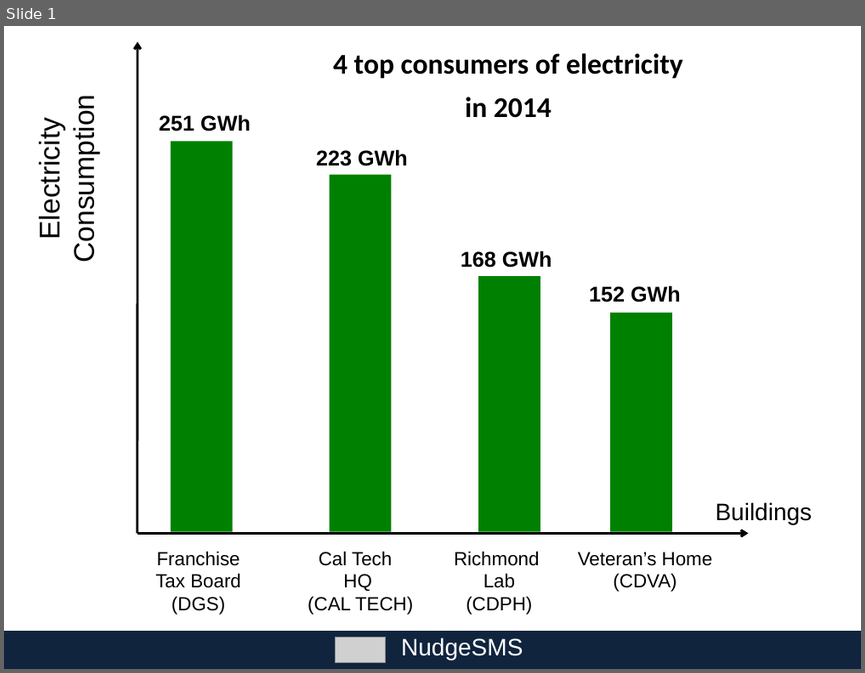
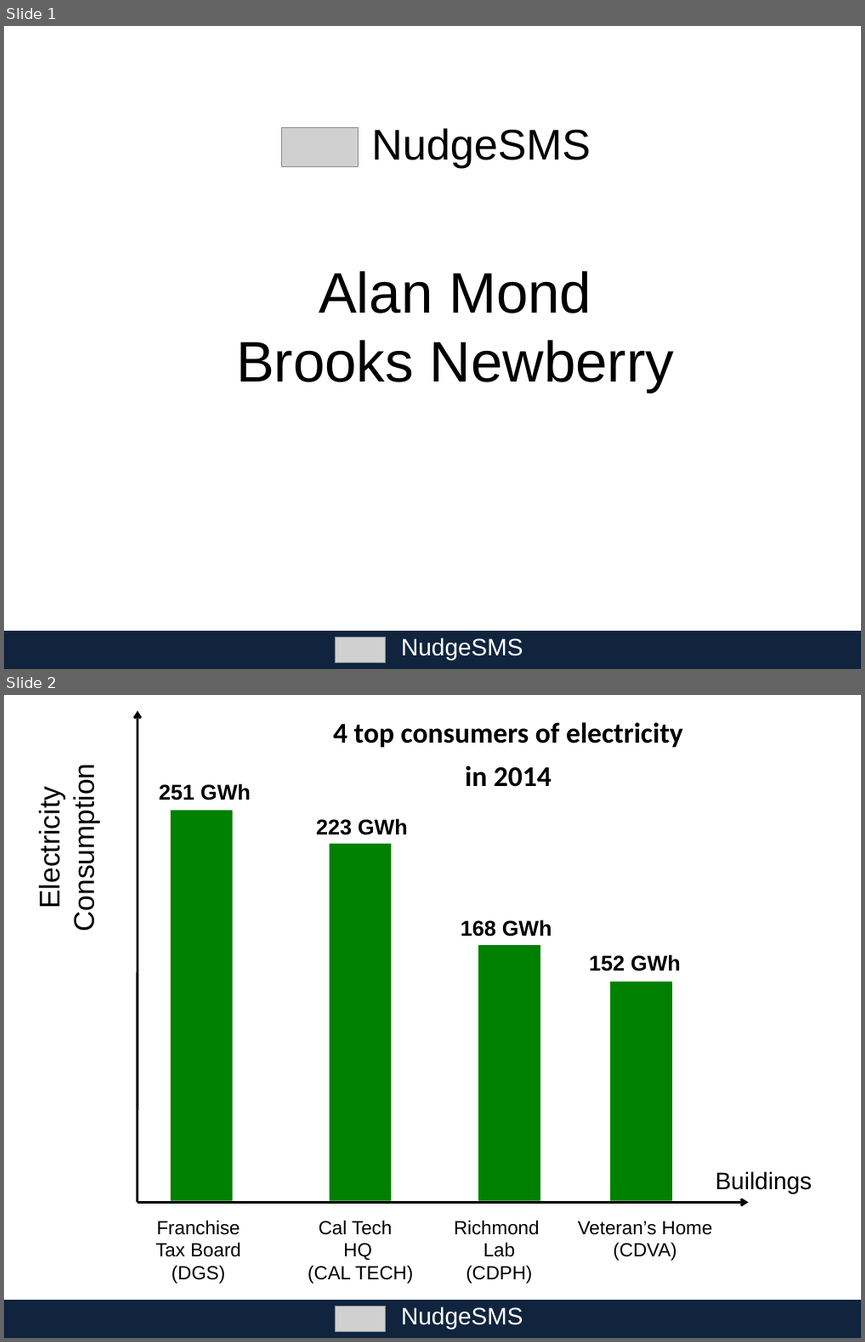
Before and after one commit to alan707/nudgesms, a slide deck: presentation_files/DemoPresentation.pptx. Shown one above the other, each under a label of ours: slide 1 before the commit, slides 1 and 2 after it. The pictures are 865x673 and 865x1342 pixels, drawn with LibreOffice and Linux fonts; fonts in the diff are those of the drawing; grey boxes stand for pictures. Boxes give left, top, right and bottom in pixels: in the first picture for what was removed or moved away, otherwise in the second. Text is boxed around its words. In the diff, an @@ line names an element or a change of style, - is before the commit and + after.

```diff
--- a/presentation_files/DemoPresentation.pptx
+++ b/presentation_files/DemoPresentation.pptx
@@ slide 1 added at box(4, 26, 861, 669), background #FFFFFF @@
@@ picture added at box(282, 128, 358, 166) @@
@@ text added at box(371, 128, 590, 168), 36 pt, text #000000 @@
+NudgeSMS
@@ text added at box(236, 271, 674, 392), 48 pt, text #000000 @@
+Alan Mond
+Brooks Newberry
@@ rectangle added at box(4, 631, 861, 669), fill #0F243E @@
@@ picture added at box(335, 636, 386, 662) @@
@@ text added at box(401, 637, 522, 659), 20 pt, text #FFFFFF @@
+NudgeSMS
@@ what was slide 1 is now slide 2 @@
```
Also in this commit, not shown: 3 slides changed, 7 other slides added, 3 slides removed, 7 other files.
